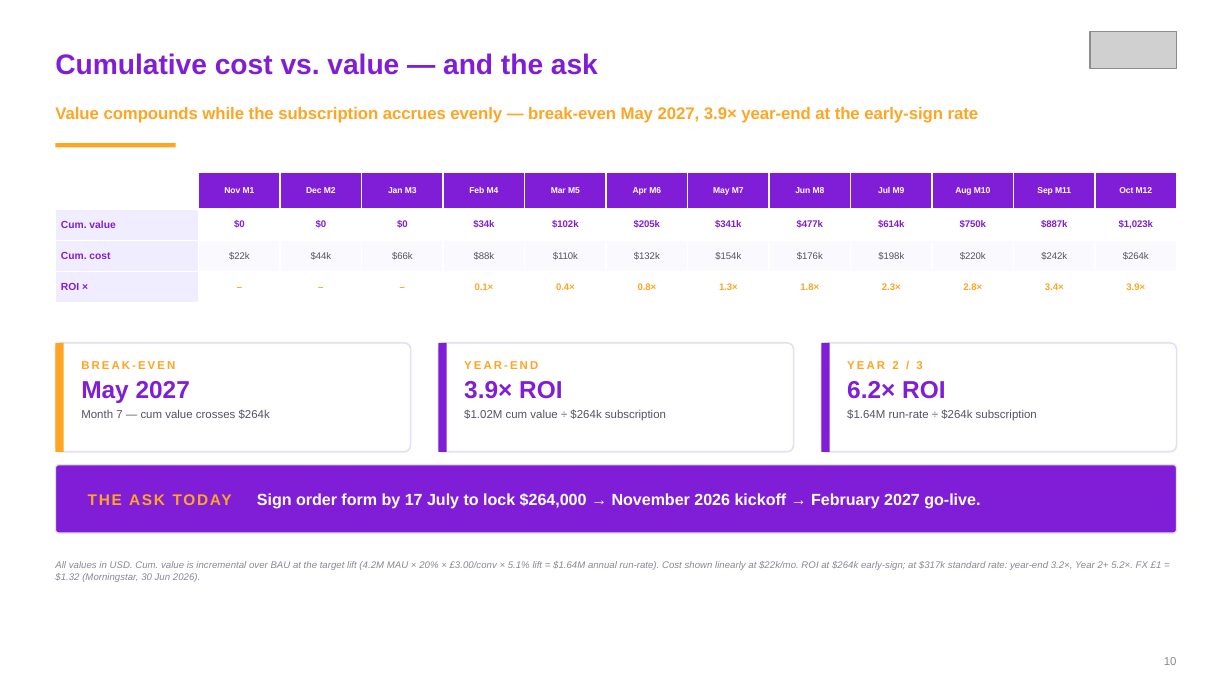
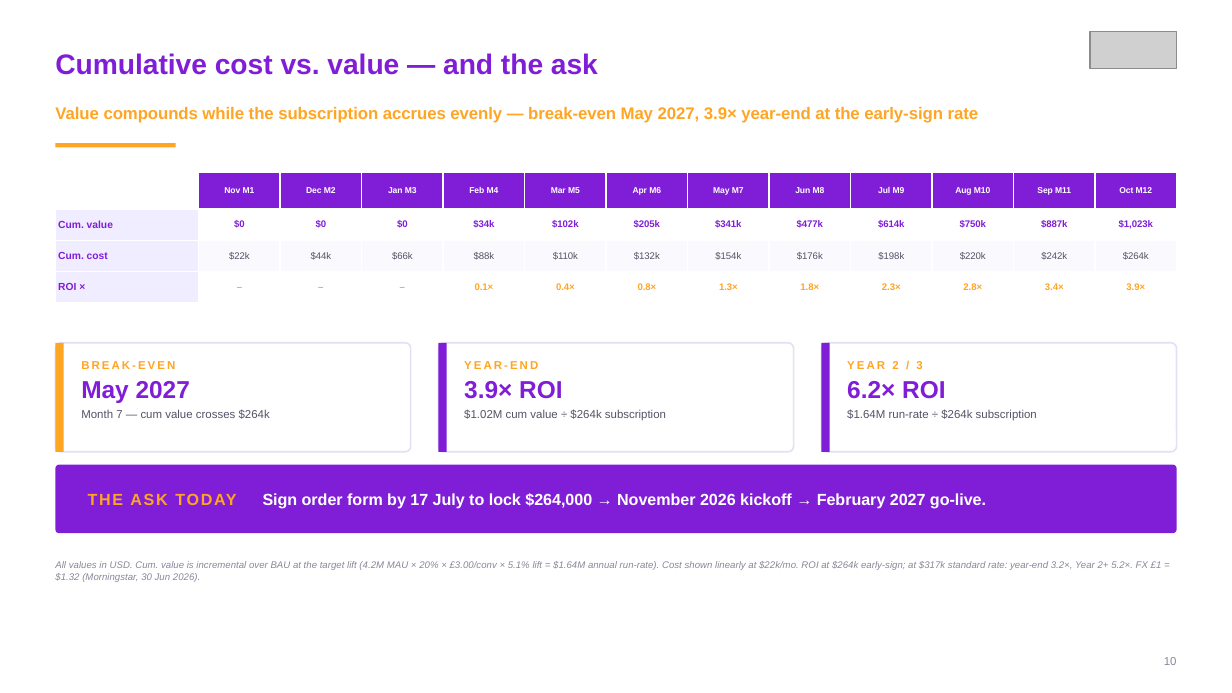
Before and after one commit to 986jcngsr9-del/Test-1, a slide deck: slide 10 of BLC_Commercial_Deck_Braze.pptx. Drawn at 1232x693 pixels with LibreOffice and Linux fonts; fonts in the diff are those of the drawing; grey boxes stand for pictures. Boxes give left, top, right and bottom in pixels: in the first picture for what was removed or moved away, otherwise in the second. Text is boxed around its words. In the diff, an @@ line names an element or a change of style, - is before the commit and + after.

```diff
--- a/BLC_Commercial_Deck_Braze.pptx
+++ b/BLC_Commercial_Deck_Braze.pptx
@@ rounded rectangle at [55, 464, 1177, 532]: outline #E3DFF5 0.75 pt to none @@
@@ text "THE ASK TODAY Sign order ..." at [263, 493, 986, 509]: size 9 to 9.4 pt in "THE ASK TODAY" @@
```
Also in this commit, not shown: 9 other slides changed, 8 other files.
